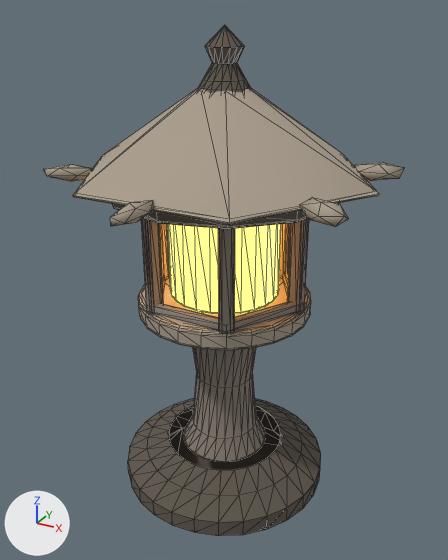
Before and after pictures for a commit that changed the glTF model public/models/stone_lantern.glb.
One viewpoint serves both versions: a 50 mm lens placed at (0.504, -0.918, 0.896), pointed at (-0.001, 0.0, 0.437). The lights are fixed; the arrows at lower left show +X, +Y and +Z. The first picture is the older version. Mesh edges are drawn as thin lines. Vertices at exactly the same position are counted once.

Objects in the first picture: 'stone_lantern'.
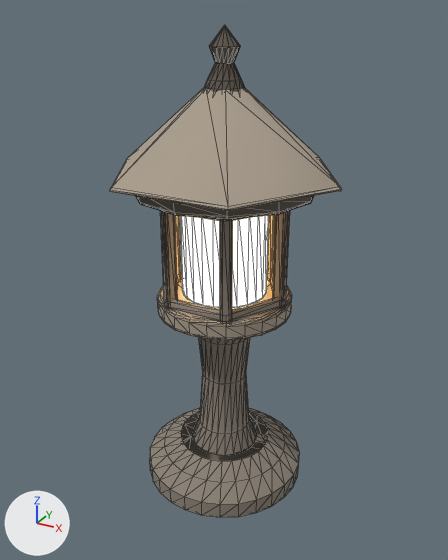
Boxes (x1, y1, x2, y2) around the edits, measured in the pictures (448 x 560 px; the box of a moved part takes in the faces that stretch with it):
'stone_lantern', recoloured, surface changed, reshaped (35% narrower)
    before: (44, 25, 404, 536)
    after: (110, 25, 342, 517)
part 1 of me_lantern_foot, moved or reshaped
    before: (128, 399, 321, 536)
    after: (150, 408, 300, 517)
part 2 of me_lantern_foot, moved or reshaped
    before: (183, 347, 266, 462)
    after: (192, 338, 257, 455)
part 3 of me_lantern_foot, moved or reshaped
    before: (287, 219, 309, 313)
    after: (273, 211, 290, 308)
part 4 of me_lantern_foot, moved or reshaped
    before: (279, 223, 291, 278)
    after: (267, 215, 276, 281)
part 5 of me_lantern_foot, moved or reshaped
    before: (160, 224, 169, 279)
    after: (175, 216, 180, 282)
part 6 of me_lantern_foot, moved or reshaped
    before: (142, 218, 163, 314)
    after: (160, 211, 178, 309)
part 7 of me_lantern_foot, moved or reshaped
    before: (218, 228, 235, 333)
    after: (220, 219, 233, 323)
part 8 of me_lantern_foot, moved or reshaped
    before: (146, 267, 305, 334)
    after: (164, 270, 286, 324)
part 9 of me_lantern_foot, moved or reshaped
    before: (138, 277, 311, 351)
    after: (157, 280, 292, 340)
part 10 of me_lantern_foot, moved or reshaped
    before: (73, 88, 379, 224)
    after: (110, 88, 342, 211)
part 11 of me_lantern_foot, moved or reshaped
    before: (168, 224, 281, 314)
    after: (180, 216, 269, 308)
part 12 of me_lantern_foot, moved or reshaped
    before: (112, 203, 339, 229)
    after: (136, 196, 313, 220)
part 13 of me_lantern_foot, deleted
    before: (44, 162, 404, 227)
part 14 of me_lantern_foot, moved or reshaped
    before: (197, 25, 252, 93)
    after: (203, 25, 246, 92)

Edits to the bpy script that builds the scene:
```text
Change mat_mat_001:
    mat_mat_001.base_color: (0.114, 0.0953, 0.0742) -> (0.262, 0.227, 0.184)  # brown #5f574d -> grey #8c8377
Change mat_mat_002:
    mat_mat_002.base_color: (0.397, 0.337, 0.262) -> (0.114, 0.0953, 0.0742)  # beige #a99d8c -> brown #5f574d
Change mat_mat_003:
    remove mat_mat_003.emission_color = (1.0, 0.451, 0.063)  # orange #ffb347
    remove mat_mat_003.emission_strength = 4.0
    mat_mat_003.base_color: (1.0, 0.552, 0.147) -> (0.397, 0.337, 0.262)  # orange #ffc46b -> beige #a99d8c
    mat_mat_003.roughness: 0.45 -> 0.88
Change me_lantern_foot:
    remove me_lantern_foot.from_pydata(...)  # 1234 vertices, 2330 faces; spans x -0.268..0.268, y -0.308..0.308, z 0.0..0.87
    add me_lantern_foot.from_pydata(...)  # 1162 vertices, 2210 faces; spans x -0.209..0.209, y -0.181..0.181, z 0.0..0.87
    me_lantern_foot part 1: the loose piece of 140 vertices spanning x -0.2..0.2, y -0.2..0.2, z 0.0..0.095 is scaled about its middle by (0.78, 0.78, 1)
    me_lantern_foot part 2: the loose piece of 120 vertices spanning x -0.09..0.09, y -0.09..0.09, z 0.09..0.37 is scaled about its middle by (0.78, 0.78, 1)
    me_lantern_foot part 3: the loose piece of 56 vertices spanning x 0.129..0.155, y -0.013..0.013, z 0.405..0.61 is scaled about the mesh origin by (0.78, 0.78, 1)
    me_lantern_foot part 4: the loose piece of 56 vertices spanning x 0.056..0.086, y 0.108..0.138, z 0.405..0.61 is scaled about the mesh origin by (0.78, 0.78, 1)
    me_lantern_foot part 5: the loose piece of 56 vertices spanning x -0.155..-0.129, y -0.013..0.013, z 0.405..0.61 is scaled about the mesh origin by (0.78, 0.78, 1)
    me_lantern_foot part 6: the loose piece of 56 vertices spanning x -0.086..-0.056, y -0.138..-0.108, z 0.405..0.61 is scaled about the mesh origin by (0.78, 0.78, 1)
    me_lantern_foot part 7: the loose piece of 56 vertices spanning x 0.056..0.086, y -0.138..-0.108, z 0.405..0.61 is scaled about the mesh origin by (0.78, 0.78, 1)
    me_lantern_foot part 8: the loose piece of 48 vertices spanning x -0.159..0.159, y -0.138..0.138, z 0.401..0.429 is scaled about its middle by (0.78, 0.78, 1)
    me_lantern_foot part 9: the loose piece of 144 vertices spanning x -0.16..0.16, y -0.16..0.16, z 0.377..0.413 is scaled about its middle by (0.78, 0.78, 1), in mat_mat_003 (beige #a99d8c)
    me_lantern_foot part 10: the loose piece of 30 vertices spanning x -0.268..0.268, y -0.232..0.232, z 0.632..0.777 is scaled about its middle by (0.78, 0.78, 1), in mat_mat_003 (beige #a99d8c)
    me_lantern_foot part 11: the loose piece of 144 vertices spanning x -0.1..0.1, y -0.1..0.1, z 0.415..0.6 is scaled about its middle by (0.78, 0.78, 1), in mat_mat_004 (beige #ffd7a0, glowing beige #ffce8a)
    me_lantern_foot part 12: the loose piece of 72 vertices spanning x -0.205..0.205, y -0.205..0.205, z 0.604..0.632 is scaled about its middle by (0.78, 0.78, 1), in mat_mat_002 (brown #5f574d)
    me_lantern_foot part 13: 6 loose pieces with 72 vertices, spanning x -0.268..0.268, y -0.308..0.308, z 0.624..0.652, are deleted
    me_lantern_foot part 14
    64 vertices are removed from x -0.05..0.05, y -0.05..0.05, z 0.765..0.84
    142 faces are deleted
    64 vertices are added at x -0.039..0.039, y -0.039..0.039, z 0.765..0.84
    142 new faces join them, mat_mat_002 (brown #5f574d)
    other edits to the shape of me_lantern_foot do not show in these pictures
    add me_lantern_foot.materials.append(mat_mat_004)  # beige #ffd7a0, glowing beige #ffce8a
```
